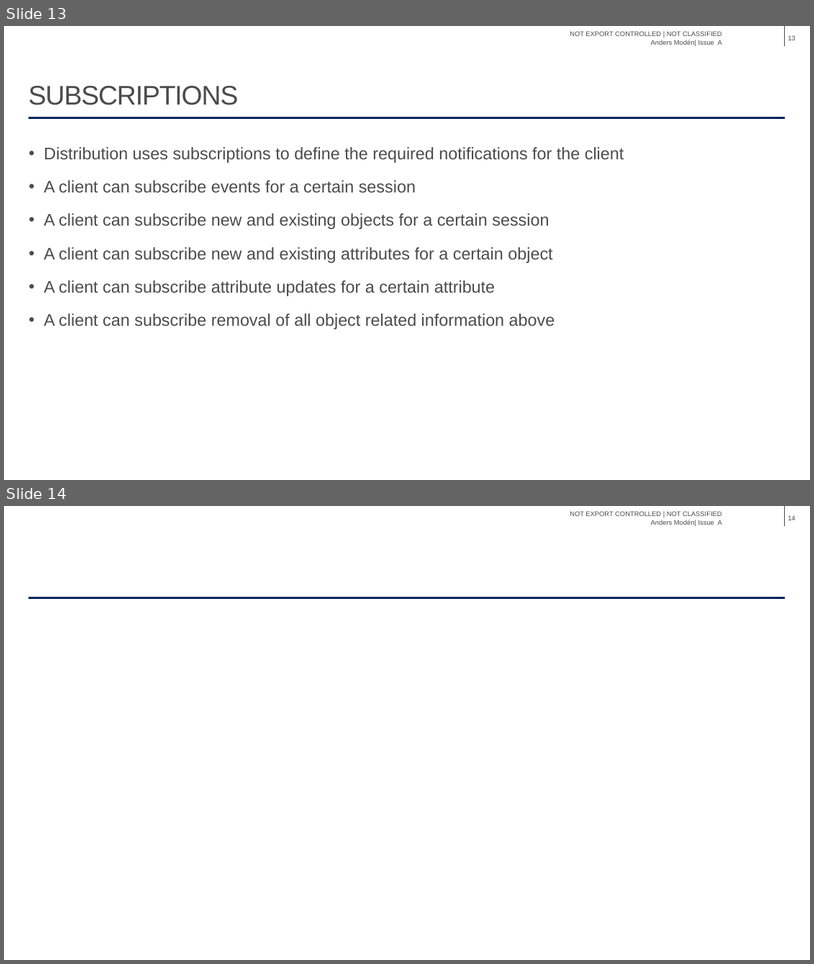
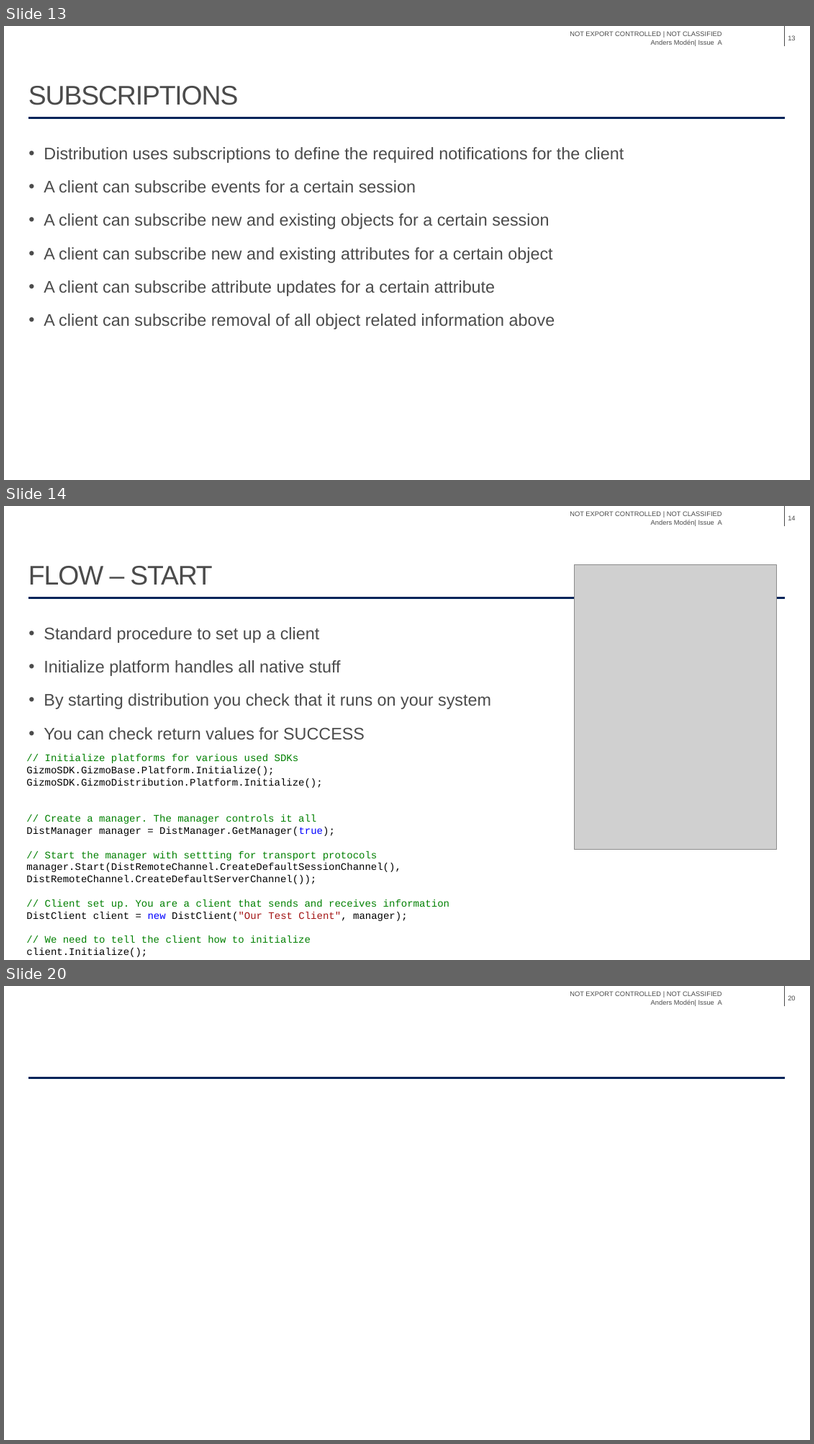
Before and after one commit to ToolTech/Distributed_Domain_Demo, a slide deck: Tutorial/Distribution Tutorial.pptx. Shown one above the other, each under a label of ours: slides 13 and 14 before the commit, slides 13, 14 and 20 after it; the slides between them are not shown. The pictures are 814x964 and 814x1444 pixels, drawn with LibreOffice and Linux fonts; fonts in the diff are those of the drawing; grey boxes stand for pictures; background and template pictures are left out. Boxes give left, top, right and bottom in pixels: in the first picture for what was removed or moved away, otherwise in the second. Text is boxed around its words. In the diff, an @@ line names an element or a change of style, - is before the commit and + after.

```diff
--- a/Tutorial/Distribution Tutorial.pptx
+++ b/Tutorial/Distribution Tutorial.pptx
@@ slide 14 added at (x1=4, y1=506, x2=810, y2=960), background #FFFFFF; not listed: 3 template elements that a slide beside it also shows @@
@@ page number added at (x1=788, y1=515, x2=795, y2=520), 8 pt, text #4B4B4B @@
+14
@@ title added at (x1=28, y1=566, x2=212, y2=585), 32 pt, text #4B4B4B @@
+FLOW – START
@@ picture added at (x1=575, y1=565, x2=778, y2=849) @@
@@ text added at (x1=44, y1=627, x2=491, y2=739), 20 pt, text #4B4B4B @@
+• Standard procedure to set up a client
+• Initialize platform handles all native stuff
+• By starting distribution you check that it runs on your system
+• You can check return values for SUCCESS
@@ text added at (x1=26, y1=754, x2=450, y2=957), 12 pt, text #000000 @@
+// Initialize platforms for various used SDKs
+GizmoSDK.GizmoBase.Platform.Initialize();
+GizmoSDK.GizmoDistribution.Platform.Initialize();
+// Create a manager. The manager controls it all
+DistManager manager = DistManager.GetManager(true);
+// Start the manager with settting for transport protocols
+manager.Start(DistRemoteChannel.CreateDefaultSessionChannel(), DistRemoteChannel.CreateDefaultServerChannel());
+// Client set up. You are a client that sends and receives information
+DistClient client = new DistClient("Our Test Client", manager);
+// We need to tell the client how to initialize
+client.Initialize();
@@ what was slide 14 is now slide 20 @@
@@ page number at (x1=788, y1=995, x2=795, y2=1000): text changed @@
-14
+20
```
Also in this commit, not shown: 5 other slides added, 2 other files.
